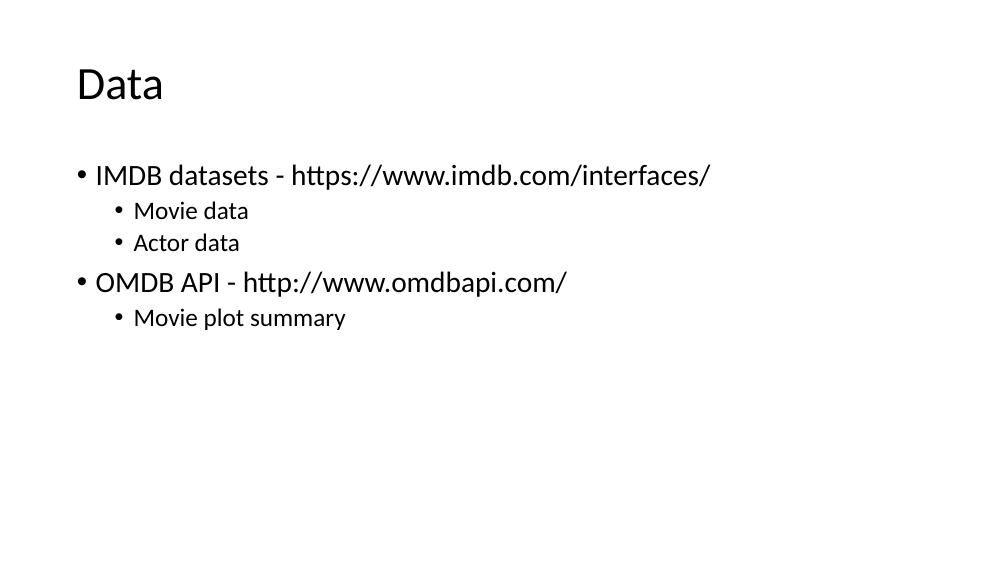
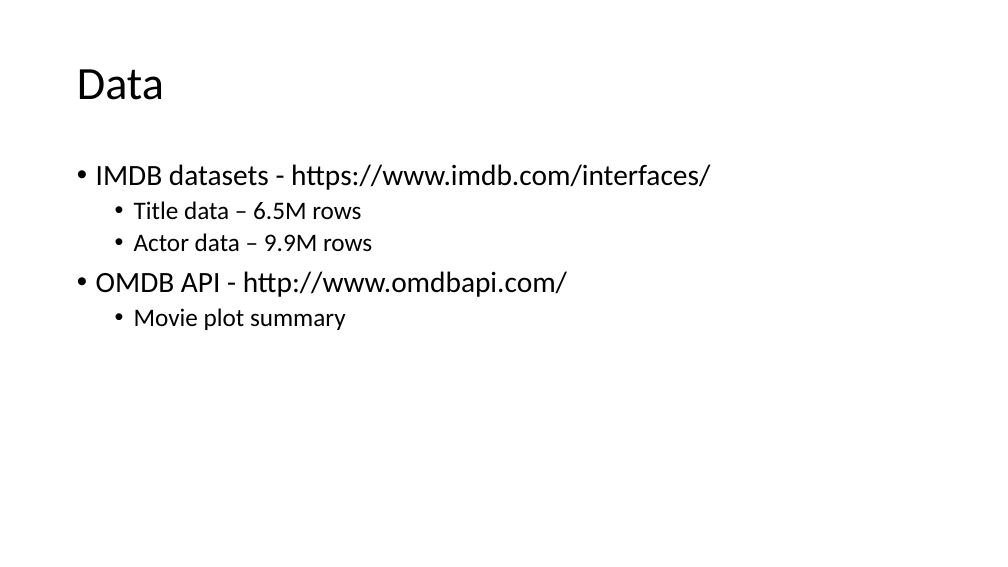
Before and after one commit to ChristofferHolmesland/movie-cast-generator, a slide deck: slide 4 of presentations/draft_presentation1.pptx. Drawn at 1008x567 pixels with LibreOffice and Linux fonts; fonts in the diff are those of the drawing. Boxes give left, top, right and bottom in pixels: in the first picture for what was removed or moved away, otherwise in the second. Text is boxed around its words. In the diff, an @@ line names an element or a change of style, - is before the commit and + after.

```diff
--- a/presentations/draft_presentation1.pptx
+++ b/presentations/draft_presentation1.pptx
@@ text at bbox=[134, 201, 372, 251]: text changed @@
-  • Movie data
-  • Actor data
+  • Title data – 6.5M rows
+  • Actor data – 9.9M rows
```
Also in this commit, not shown: 1 other slide changed.
